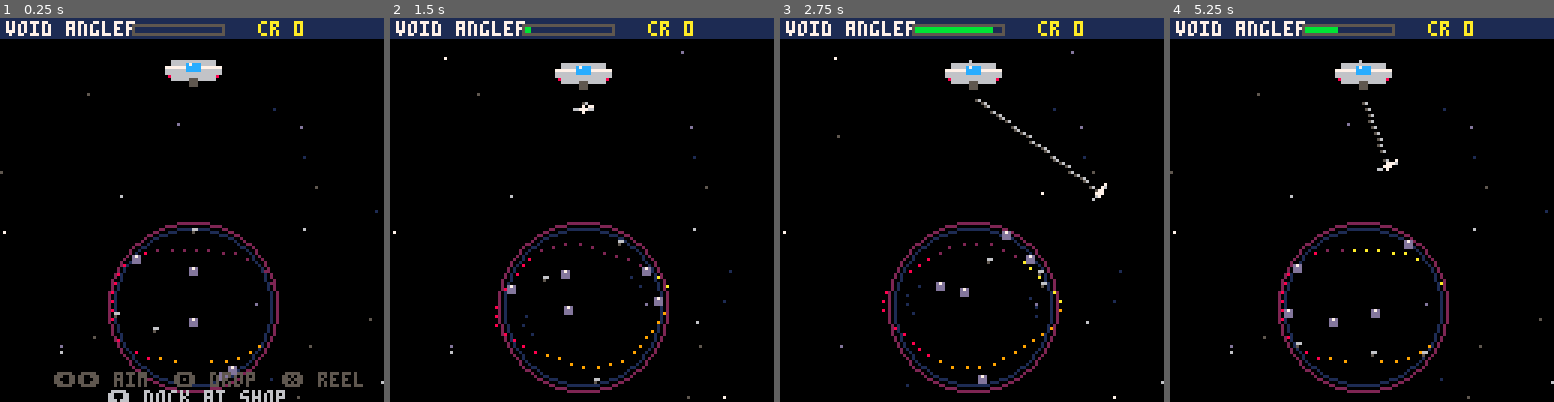
Above: before the commit, frames 1-4 (left to right).
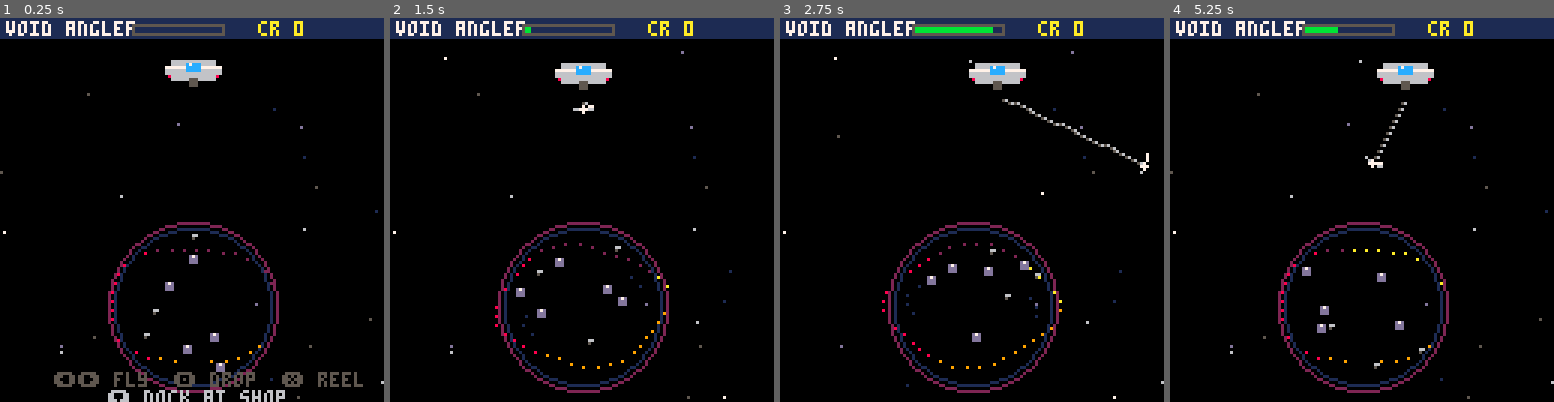
Above: after the commit, the same moments.

Repository: RubenTipparach/tic-labs
Game: PICO-8 cartridge games/pico8-void-angler/cart.p8
Same seed, same stepped clock (60 frames per second), same inputs: the game is played once before the commit and once after it.
Inputs:
- Up to frame 1 (0.25 s): no input
- Up to frame 2 (1.5 s): tap X (X key) at 0.33, 1.07 s; tap O (Z key) at 0.7 s
- Up to frame 3 (2.75 s): hold Right 1.6-2.1 s; tap O (Z key) at 1.7, 2.1, 2.5 s; tap X (X key) at 1.85 s; hold Up 2.15-2.42 s; hold Right from 2.47 s (still down)
- Up to frame 4 (5.25 s): tap O (Z key) every 0.4 s from 2.9 to 4.9 s; tap X (X key) at 2.97, 4.08, 5.2 s; release Right at 3.03 s; hold Left 3.08-3.58 s; hold Down 3.63-3.97 s; hold Right 4.02-4.68 s; hold Up 4.73-5.03 s; hold Left from 5.08 s (still down)

The runs differ from the first frame. In frame 1, 0.7% of the frame differs, in the area x 29-62%, y 54-97%; in frame 2, 0.7%; in frame 3, 2.3%; in frame 4, 2.3%, in the area x 29-69%, y 11-92%.

Commit message:
make the ship moveable across the black hole
Left/Right now flies the ship horizontally when the arm is
stowed; positioning over different parts of the hole is now a
core piece of gameplay. While the rod is out, Left/Right still
tilts the cable for fine aim. Junk now spawns at a depth
fraction inside the hole disc (independent of ship position)
so players need to navigate to reach rare items at the bottom.
Side thruster flicker shows movement direction.

https://claude.ai/code/session_01VxpYVNVkMAaVR6XgJkSzgh

Diff:
--- a/games/pico8-void-angler/cart.p8
+++ b/games/pico8-void-angler/cart.p8
@@ -12,16 +12,16 @@
 ship_x=64
 ship_y=18
 
--- junk catalog. depth = distance from ship at which this
--- type spawns. rarer items live deeper, so longer cables
--- are required to physically reach them.
+-- junk catalog. dmin/dmax are depth fractions inside the
+-- hole (0=top edge, 1=bottom edge). rarer items live deeper,
+-- so longer cables and good ship positioning are needed.
 junk_types={
- {name="bolt",  val=2,  col=6,  rate=5.0, dmin=40, dmax=58},
- {name="can",   val=3,  col=13, rate=3.0, dmin=46, dmax=66},
- {name="chip",  val=5,  col=11, rate=1.5, dmin=58, dmax=78},
- {name="gem",   val=9,  col=12, rate=0.7, dmin=70, dmax=88},
- {name="core",  val=22, col=14, rate=0.25,dmin=86, dmax=100},
- {name="relic", val=55, col=10, rate=0.08,dmin=98, dmax=112},
+ {name="bolt",  val=2,  col=6,  rate=5.0, dmin=0.0, dmax=0.4},
+ {name="can",   val=3,  col=13, rate=3.0, dmin=0.15,dmax=0.55},
+ {name="chip",  val=5,  col=11, rate=1.5, dmin=0.3, dmax=0.7},
+ {name="gem",   val=9,  col=12, rate=0.7, dmin=0.45,dmax=0.8},
+ {name="core",  val=22, col=14, rate=0.25,dmin=0.6, dmax=0.92},
+ {name="relic", val=55, col=10, rate=0.08,dmin=0.8, dmax=1.0},
 }
 
 -- upgrade tracks. each level entry is {cost, value}.
@@ -92,6 +92,8 @@
  catch_r=up_val("magnet")
  aim=0
  aim_t=0
+ ship_x=64
+ ship_vx=0
  hook={x=ship_x,y=ship_y+8}
  hooked=nil
  catch_flash=0
@@ -119,20 +121,13 @@
   roll-=t.rate
   if roll<=0 then pick=t break end
  end
- -- spawn at distance d from ship along an aim cone
- -- so the cable mechanic is what gates depth
- local d=pick.dmin+rnd(pick.dmax-pick.dmin)
- -- pico8 sin is flipped: 0.75 points down toward the hole
- local ang=0.75+(rnd(0.36)-0.18)
- local jx=ship_x+cos(ang)*d
- local jy=ship_y+8+sin(ang)*d
- -- clamp inside hole
- local dx=jx-bh_x local dy=jy-bh_y
- local rd=sqrt(dx*dx+dy*dy)
- if rd>bh_r-3 then
-  jx=bh_x+dx/rd*(bh_r-3)
-  jy=bh_y+dy/rd*(bh_r-3)
- end
+ -- spawn at a depth inside the hole (independent of ship)
+ -- so player navigates over the hole to reach the junk.
+ local depth=pick.dmin+rnd(pick.dmax-pick.dmin)
+ local jy=(bh_y-bh_r)+depth*(2*bh_r)
+ local dy=jy-bh_y
+ local chord=sqrt(max(0,bh_r*bh_r-dy*dy))
+ local jx=bh_x+(rnd(2)-1)*chord*0.9
  add(junk,{
   x=jx,y=jy,
   ox=jx,oy=jy,
@@ -164,12 +159,11 @@
 
 function update_fish()
  if arm_state=="idle" then
-  if btn(0) then aim_t=max(aim_t-0.02,-0.18) end
-  if btn(1) then aim_t=min(aim_t+0.02,0.18) end
-  if not btn(0) and not btn(1) then
-   aim_t*=0.92
-   if abs(aim_t)<0.005 then aim_t=0 end
-  end
+  -- ship flies horizontally when arm is stowed
+  if btn(0) then ship_x=max(ship_x-1.1,12) ship_vx=-1 end
+  if btn(1) then ship_x=min(ship_x+1.1,116) ship_vx=1 end
+  aim_t*=0.85
+  if abs(aim_t)<0.005 then aim_t=0 end
   aim=aim_t
   if btnp(4) then
    arm_state="dropping"
@@ -180,6 +174,11 @@
    shop_sel=1
    sfx(4)
   end
+ else
+  -- live arm tilt while the rod is out
+  if btn(0) then aim_t=max(aim_t-0.008,-0.18) end
+  if btn(1) then aim_t=min(aim_t+0.008,0.18) end
+  aim=aim_t
  end
 
  for j in all(junk) do
@@ -230,6 +229,8 @@
  ship_y=18+sin(time()/3)*0.6
 
  if catch_flash>0 then catch_flash-=1 end
+ ship_vx*=0.7
+ if abs(ship_vx)<0.05 then ship_vx=0 end
 end
 
 function update_shop()
@@ -324,7 +325,7 @@
 
  draw_topbar()
  if arm_state=="idle" then
-  print("\139\145 aim  \142 drop  \151 reel",18,118,5)
+  print("\139\145 fly  \142 drop  \151 reel",18,118,5)
   print("\131 dock at shop",36,124,6)
  end
 
@@ -479,6 +480,16 @@
  pset(sx-8,sy+2,8)
  pset(sx+8,sy+2,8)
  rectfill(sx-1,sy+3,sx+1,sy+5,5)
+ -- side thruster flame when flying
+ if ship_vx<-0.2 then
+  local fx=sx+9
+  pset(fx,sy,9) pset(fx+1,sy,10)
+  if rnd(1)<0.5 then pset(fx+2,sy,8) end
+ elseif ship_vx>0.2 then
+  local fx=sx-9
+  pset(fx,sy,9) pset(fx-1,sy,10)
+  if rnd(1)<0.5 then pset(fx-2,sy,8) end
+ end
  -- magnet field hint when arm out
  if arm_state!="idle" and catch_r>=5 then
   for i=0,11 do
